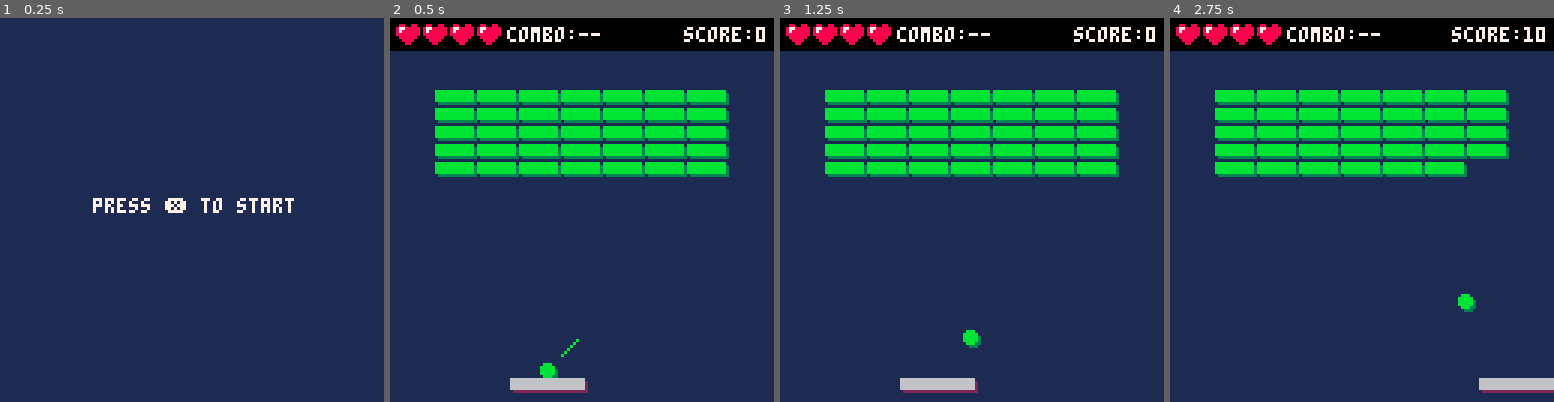
Above: before the commit, frames 1-4 (left to right).
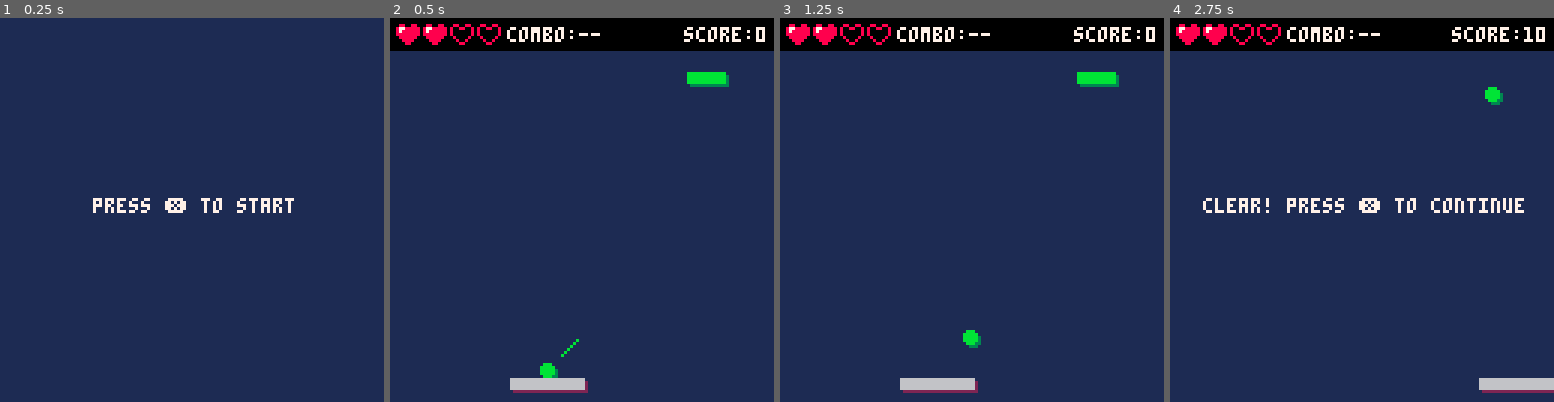
Above: after the commit, the same moments.

Repository: mattmuroya/pico-8
Game: PICO-8 cartridge carts/breakout/breakout.p8
Same seed, same stepped clock (60 frames per second), same inputs: the game is played once before the commit and once after it.
Inputs:
- Up to frame 1 (0.25 s): no input
- Up to frame 2 (0.5 s): tap X (X key) at 0.33 s
- Up to frame 3 (1.25 s): tap O (Z key) at 0.7 s; tap X (X key) at 1.07 s
- Up to frame 4 (2.75 s): hold Right 1.6-2.1 s; tap O (Z key) at 1.7, 2.1, 2.5 s; tap X (X key) at 1.85 s; hold Up 2.15-2.42 s; hold Right from 2.47 s (still down)

Frame 1 is identical in both runs. In frame 2, 15% of the frame differs, in the area x 11-89%, y 2-42%; in frame 3, 15%; in frame 4, 16%, in the area x 8-93%, y 2-77%.

Commit message:
Minor formatting/refactoring

Diff:
--- a/carts/breakout/breakout.p8
+++ b/carts/breakout/breakout.p8
@@ -10,12 +10,13 @@
     levels = {
         -- level 1
         {
-            {0,0,0,0,0,0,0,0,0},
-            {0,1,1,1,1,1,1,1,0},
-            {0,1,1,1,1,1,1,1,0},
-            {0,1,1,1,1,1,1,1,0},
-            {0,1,1,1,1,1,1,1,0},
-            {0,1,1,1,1,1,1,1,0},
+            -- {0,0,0,0,0,0,0,0,0},
+            -- {0,1,1,1,1,1,1,1,0},
+            -- {0,1,1,1,1,1,1,1,0},
+            -- {0,1,1,1,1,1,1,1,0},
+            -- {0,1,1,1,1,1,1,1,0},
+            -- {0,1,1,1,1,1,1,1,0},
+            {0,0,0,0,0,0,0,1,0}
         },
         -- level 2
         {
@@ -67,7 +68,7 @@
 
     score = 0
     max_lives = 4
-    lives = 4
+    lives = 2
 
     paddle = {}
     paddle.w = 24
@@ -137,11 +138,19 @@
     paddle.x += paddle.dx
 
     -- reset paddle if out of bounds
-    if paddle.x < 0 then paddle.x = 0 end
-    if paddle.x + paddle.w > 127 then paddle.x = 127 - paddle.w end
+    if paddle.x < 0 then
+        paddle.x = 0
+        paddle.dx = 0
+    elseif paddle.x + paddle.w > 127 then
+        paddle.x = 127 - paddle.w
+        paddle.dx = 0
+    end
 
     -- move ball
-    if btn_released and btn(5) then paddle.sticky = false end
+    if btn_released and btn(5) then
+        btn_released = false
+        paddle.sticky = false
+    end
 
     if paddle.sticky then
         ball.x = paddle.x + paddle.w / 2
@@ -164,13 +173,11 @@
         ball.x = 127 - ball.r
         ball.dx = -ball.dx
         sfx(0)
-    end
-    if ball.x - ball.r < 0 then
+    elseif ball.x - ball.r < 0 then
         ball.x = ball.r
         ball.dx = -ball.dx
         sfx(0)
-    end
-    if ball.y - ball.r <= 11  then
+    elseif ball.y - ball.r <= 11  then
         ball.y = ball.r + 11
         ball.dy = -ball.dy
         sfx(0)
@@ -229,9 +236,6 @@
 
     -- calculate collision trajectory for next frame
     prev_defl_x = deflect_x(ball, paddle)
-
-    -- check if lanuch/start btn is being pressed
-    if btn(5) then btn_released = false end
 end
 
 function reset_ball()
@@ -366,10 +370,10 @@
         spr(lives >= i and 1 or 2, 2 + (i - 1) * 9, 2)
     end
 
-    local multiplier_str = "combo:"..(multiplier > 1 and multiplier.."x" or "--")
+    local multiplier_str = "combo:" .. (multiplier > 1 and multiplier .. "x" or "--")
     print(multiplier_str, (2 + 9 * max_lives) + 1, 3, 7)
 
-    local score_str = "score:"..score
+    local score_str = "score:" .. score
     print(score_str, 126 - #score_str * 4, 3, 7)
 
     for brick in all(bricks) do
